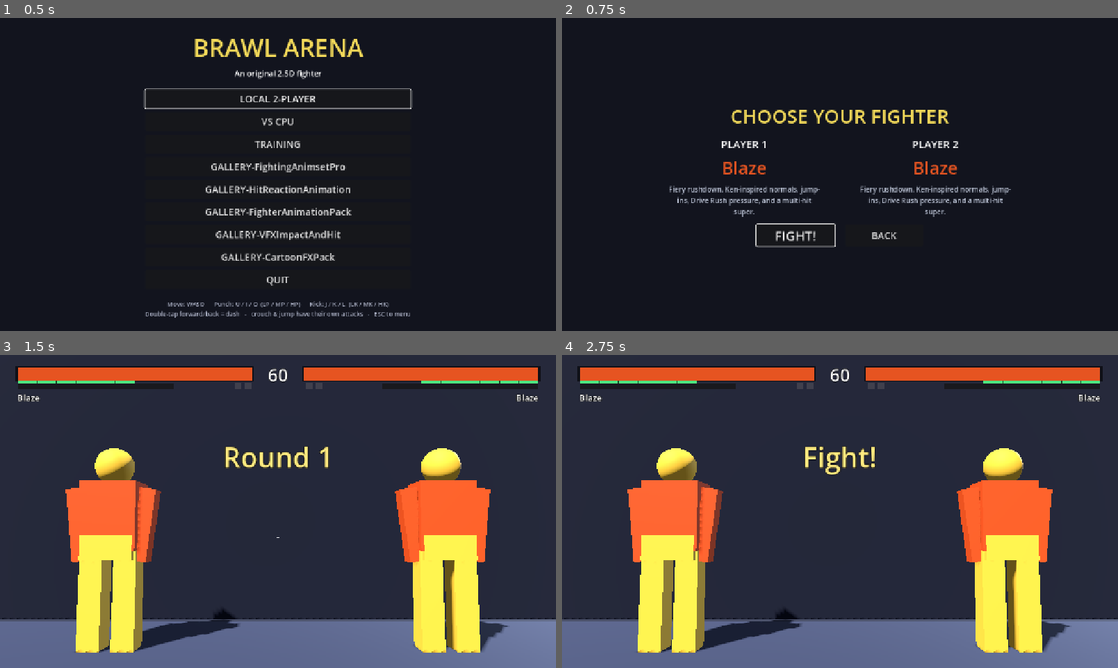
Above: before the commit, frames 1-4 (two rows, left to right).
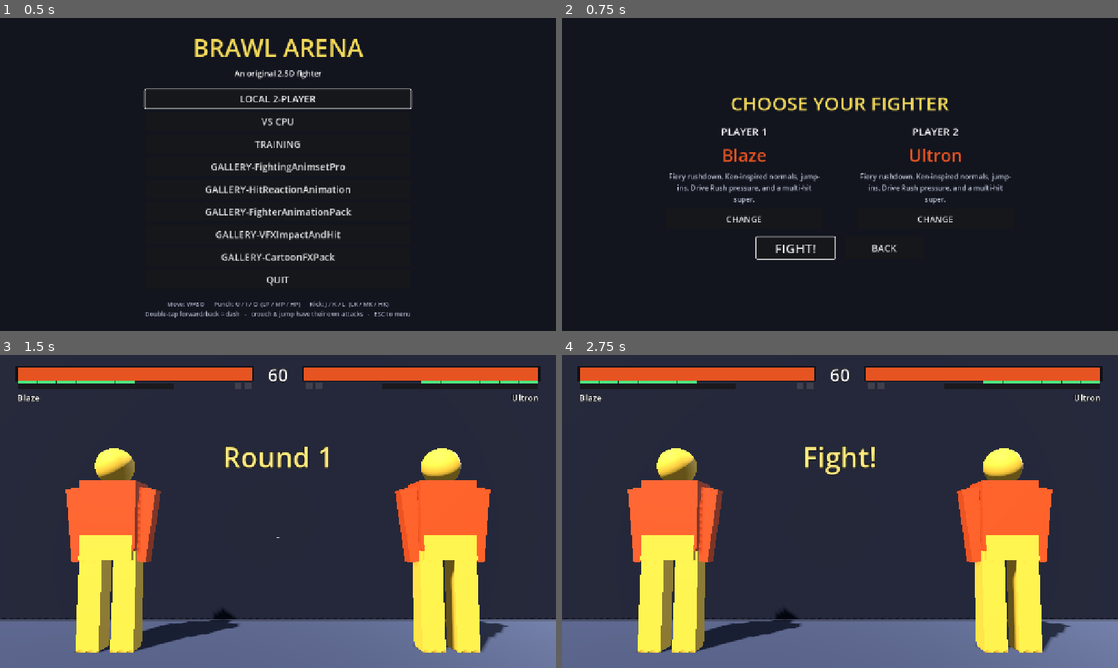
Above: after the commit, the same moments.

Repository: muji-wyh/FootisesGame3
Game: Godot game, scene res://scenes/Main.tscn
The game is run twice, just before and just after one commit, with the same random seed, the same clock (stepped at 60 frames per second) and the same inputs. Sound files missing from this copy of the repository are replaced by a short silence.
Inputs (mouse positions are in pixels of both pictures, inside the frame that each line leads up to):
- Up to frame 1 (0.5 s): no input
- Up to frame 2 (0.75 s): click "LOCAL 2-PLAYER" at 0.5 s
- Up to frame 3 (1.5 s): click "FIGHT!" at 1.25 s
- Up to frame 4 (2.75 s): tap Enter at 2 s; move the mouse to (962, 495) at 2.02 s; hold D from 2.03 s (still down); tap U (p1_lp) at 2.1 s; click (962, 495) at 2.17 s

Frame 1 is identical in both runs. In frame 2, 5.6% of the frame differs, in the area x 19-81%, y 25-78%; in frame 3, less than 0.1%; in frame 4, less than 0.1%.

Commit message:
Add Ultron as Blaze clone
Co-authored-by: Copilot <223556219+Copilot@users.noreply.github.com>

Diff:
--- /dev/null
+++ b/characters/ultron/ultron.gd
@@ -0,0 +1,14 @@
+extends RefCounted
+
+const ID := "ultron"
+const DISPLAY_NAME := "Ultron"
+const MODEL := "res://characters/ultron/assets/ultron.fbx"
+const BLAZE := preload("res://characters/blaze/blaze.gd")
+
+static func build() -> CharacterData:
+	var character := BLAZE.build()
+	character.id = ID
+	character.display_name = DISPLAY_NAME
+	character.model_path = MODEL
+	character.rig.preserve_materials = true
+	return character
--- a/scripts/combat/RigConfig.gd
+++ b/scripts/combat/RigConfig.gd
@@ -31,6 +31,7 @@
 @export var drive_rush_clips: Array[String] = []   # fallback chain for the DRIVE_RUSH state
 
 ## Materials: a mesh-surface-name substring -> texture base name, loaded from tex_dir/<name>.png.
+@export var preserve_materials: bool = false
 @export var surface_textures: Dictionary = {}
 @export var tex_dir: String = ""
 @export var material_roughness: float = 0.7
--- a/scripts/data/CharacterLibrary.gd
+++ b/scripts/data/CharacterLibrary.gd
@@ -7,6 +7,7 @@
 
 const REGISTRY := {
 	"blaze": preload("res://characters/blaze/blaze.gd"),
+	"ultron": preload("res://characters/ultron/ultron.gd"),
 }
 
 static func ids() -> Array[String]:
--- a/scripts/fighter/AnimatedFighterRig.gd
+++ b/scripts/fighter/AnimatedFighterRig.gd
@@ -46,10 +46,8 @@
 	_model.rotation_degrees = character.model_euler_deg + Vector3(0, character.model_face_deg, 0)
 	_model.scale = Vector3.ONE * character.model_scale
 
-	_player = _find(_model, "AnimationPlayer") as AnimationPlayer
-	if _player == null:
-		return
 	_skel = _find(_model, "Skeleton3D") as Skeleton3D
+	_player = ensure_animation_player(_model, _skel)
 
 	_graft_animations()
 	_ground_and_tint(character)
@@ -358,7 +356,7 @@
 		keep = meshes[0]
 	for m in meshes:
 		m.visible = (m == keep)
-	if keep:
+	if keep and not _cfg.preserve_materials:
 		_apply_materials(keep, character)
 	# Grounding happens once the idle pose is available (see _reground_to_pose). At
 	# position.y = 0 the model is already standing on the floor in its rest pose.
@@ -428,6 +426,15 @@
 	for c in node.get_children():
 		_collect_meshes(c, out)
 
+static func ensure_animation_player(model: Node3D, skeleton: Skeleton3D = null) -> AnimationPlayer:
+	var player := _find(model, "AnimationPlayer") as AnimationPlayer
+	if player == null:
+		player = AnimationPlayer.new()
+		player.name = "AnimationPlayer"
+		var player_parent: Node = skeleton.get_parent() if skeleton != null else model
+		player_parent.add_child(player)
+	return player
+
 static func _find(node: Node, klass: String) -> Node:
 	if node.is_class(klass):
 		return node
--- a/tools/probe_hitheight.gd
+++ b/tools/probe_hitheight.gd
@@ -21,8 +21,8 @@
 	var args := OS.get_cmdline_user_args()
 	var ch := CharacterLibrary.create(args[0] if args.size() > 0 else "blaze")
 	var model := (load(ch.model_path) as PackedScene).instantiate() as Node3D
-	var ap := _find(model, "AnimationPlayer") as AnimationPlayer
 	_skel = _find(model, "Skeleton3D") as Skeleton3D
+	var ap := AnimatedFighterRig.ensure_animation_player(model, _skel)
 	ap.add_animation_library("kb", AnimatedFighterRig.build_library(ch.rig))
 	root.add_child(model)
 	ap.clear_caches()
--- a/tools/probe_impact.gd
+++ b/tools/probe_impact.gd
@@ -16,8 +16,8 @@
 	var args := OS.get_cmdline_user_args()
 	var ch := CharacterLibrary.create(args[0] if args.size() > 0 else "blaze")
 	var model := (load(ch.model_path) as PackedScene).instantiate() as Node3D
-	var ap := _find(model, "AnimationPlayer") as AnimationPlayer
 	var skel := _find(model, "Skeleton3D") as Skeleton3D
+	var ap := AnimatedFighterRig.ensure_animation_player(model, skel)
 	ap.add_animation_library("kb", AnimatedFighterRig.build_library(ch.rig))
 	root.add_child(model)
 	ap.clear_caches()
--- a/tools/run_tests.gd
+++ b/tools/run_tests.gd
@@ -143,6 +143,10 @@
 		_check("forced harness failure", false)
 		_finish()
 		return
+	_test_ultron_roster()
+	_test_preserve_imported_materials()
+	_test_animationless_model_gets_player()
+	_test_ultron_animated_rig()
 	_test_walk()
 	_test_pushbox_spacing()
 	_test_visible_spacing_limit()
@@ -1213,7 +1217,7 @@
 
 func _test_blaze_roster() -> void:
 	print("[blaze roster]")
-	_check("roster is exactly [blaze]", CharacterLibrary.ids() == ["blaze"])
+	_check("roster is exactly [blaze, ultron]", CharacterLibrary.ids() == ["blaze", "ultron"])
 	var b := CharacterLibrary.create("blaze")
 	_check("blaze display name", b.display_name == "Blaze")
 	_check("blaze jump is tuned higher", b.jump_velocity > 12.0)
@@ -1226,6 +1230,92 @@
 		_check("combo move exists: " + added, b.get_move(added) != null)
 	_check("Ken-like stand MP timing", b.get_move("st_mp").startup == 7 and b.get_move("st_mp").active == 3)
 	_check("Ken-like cross-up air MK timing", b.get_move("air_mk").startup == 7 and b.get_move("air_mk").active == 6)
+
+func _test_ultron_roster() -> void:
+	print("[ultron roster]")
+	_check("ultron is registered", CharacterLibrary.ids() == ["blaze", "ultron"])
+	_check("ultron display name is registered", CharacterLibrary.display_name("ultron") == "Ultron")
+	var blaze := CharacterLibrary.create("blaze")
+	var ultron := CharacterLibrary.create("ultron")
+	_check("ultron has its own identity",
+		ultron.id == "ultron" and ultron.display_name == "Ultron")
+	_check("ultron uses its own model",
+		ultron.model_path == "res://characters/ultron/assets/ultron.fbx")
+	_check("ultron copies Blaze gameplay",
+		ultron.max_health == blaze.max_health
+		and ultron.walk_speed == blaze.walk_speed
+		and _same_string_set(ultron.moves.keys(), blaze.moves.keys()))
+	_check("ultron preserves its embedded materials",
+		ultron.rig != null and ultron.rig.get("preserve_materials") == true)
+
+func _test_preserve_imported_materials() -> void:
+	print("[embedded materials]")
+	var character := CharacterData.new()
+	character.color = Color.RED
+	var material := StandardMaterial3D.new()
+	material.albedo_color = Color.GREEN
+	var box := BoxMesh.new()
+	box.material = material
+	var mesh := MeshInstance3D.new()
+	mesh.mesh = box
+	var rig := AnimatedFighterRig.new()
+	rig._cfg = RigConfig.new()
+	rig._cfg.preserve_materials = true
+	rig._model = Node3D.new()
+	rig.add_child(rig._model)
+	rig._model.add_child(mesh)
+	rig._ground_and_tint(character)
+	_check("self-contained FBX material remains active",
+		mesh.get_active_material(0) == material)
+	mesh.set_surface_override_material(0, null)
+	rig.free()
+
+func _test_animationless_model_gets_player() -> void:
+	print("[animationless model]")
+	var model := Node3D.new()
+	var armature := Node3D.new()
+	armature.name = "Armature"
+	model.add_child(armature)
+	armature.owner = model
+	var skeleton := Skeleton3D.new()
+	skeleton.name = "Skeleton3D"
+	armature.add_child(skeleton)
+	skeleton.owner = model
+	var scene := PackedScene.new()
+	scene.pack(model)
+	var path := "user://animationless_model.tscn"
+	ResourceSaver.save(scene, path)
+	model.free()
+	var character := CharacterData.new()
+	character.model_path = path
+	character.rig = RigConfig.new()
+	var rig := AnimatedFighterRig.new()
+	root.add_child(rig)
+	rig.build(character)
+	_check("animationless model receives a skeleton-relative AnimationPlayer",
+		rig._player != null and rig._player.get_parent() == rig._skel.get_parent())
+	rig.free()
+	DirAccess.remove_absolute(ProjectSettings.globalize_path(path))
+
+func _test_ultron_animated_rig() -> void:
+	print("[ultron animated rig]")
+	var ultron := CharacterLibrary.create("ultron")
+	if not ResourceLoader.exists(ultron.model_path):
+		print("  SKIP: Ultron model asset not present (clean clone)")
+		return
+	var rig := AnimatedFighterRig.new()
+	root.add_child(rig)
+	rig.build(ultron)
+	var mesh := AnimatedFighterRig._find(rig._model, "MeshInstance3D") as MeshInstance3D
+	var material := mesh.get_active_material(0) as StandardMaterial3D if mesh else null
+	_check("ultron real FBX builds with Blaze animations",
+		rig.ok
+		and rig._skel != null
+		and rig._skel.get_bone_count() == 85
+		and rig._player.has_animation("kb/KB_Idle_1"))
+	_check("ultron real FBX keeps its embedded PBR material",
+		material != null and material.albedo_texture != null)
+	rig.queue_free()
 
 func _test_ember_lift() -> void:
 	print("[ember lift]")
Not shown, added: characters/ultron/ultron.gd.uid
